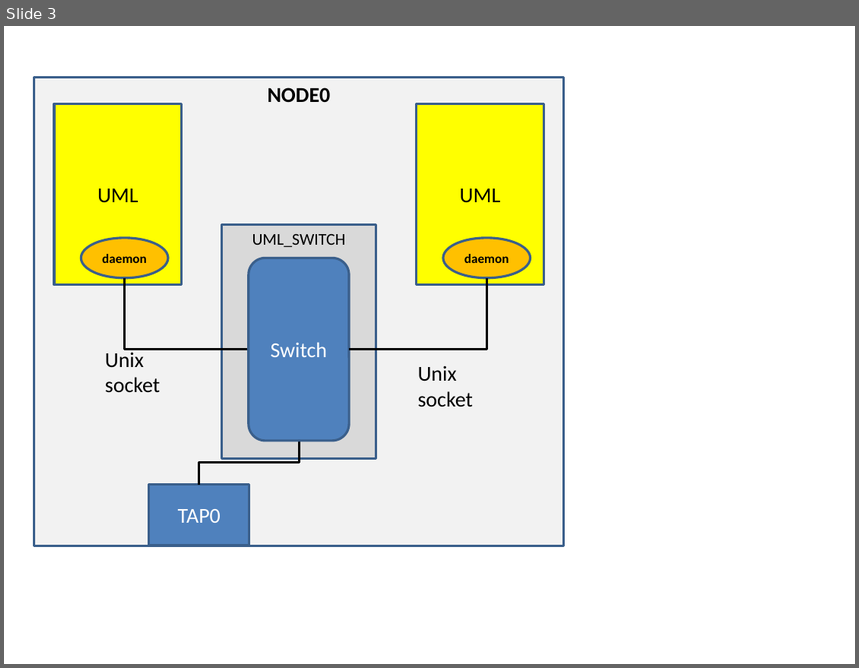
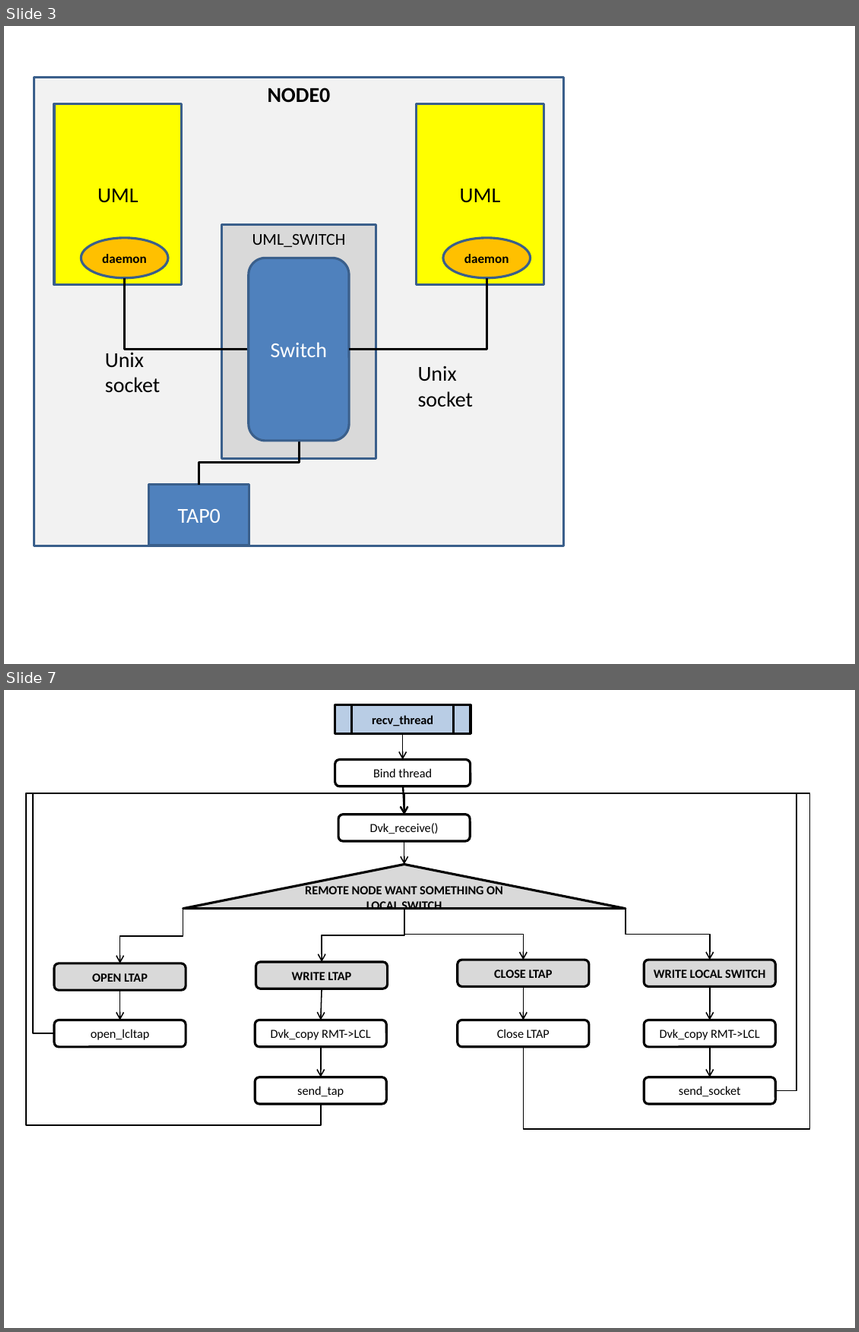
Before and after one commit to PabloPessolani/PID5162, a slide deck: doc/dvs_uml_switch/dvs_uml_switch.pptx. Shown one above the other, each under a label of ours: slide 3 before the commit, slides 3 and 7 after it; the slides between them are not shown. The pictures are 859x668 and 859x1332 pixels, drawn with LibreOffice and Linux fonts; fonts in the diff are those of the drawing. Boxes give left, top, right and bottom in pixels: in the first picture for what was removed or moved away, otherwise in the second. Text is boxed around its words. In the diff, an @@ line names an element or a change of style, - is before the commit and + after.

Commit message:
dvs_uml_switch documentacion 31-10-20

```diff
--- a/doc/dvs_uml_switch/dvs_uml_switch.pptx
+++ b/doc/dvs_uml_switch/dvs_uml_switch.pptx
@@ slide 7 added at (4, 690, 855, 1328), background #FFFFFF @@
@@ flow chart predefined process added at (335, 705, 471, 734), fill #B9CDE5, outline #000000 2 pt, 10.5 pt, text #000000, bold @@
+recv_thread
@@ arrow added from (403, 733) to (403, 760), #000000 1 pt @@
@@ rounded rectangle added at (335, 760, 471, 787), fill #FFFFFF, outline #000000 2 pt, 10.5 pt, text #000000 @@
+Bind thread
@@ elbow arrow added from (321, 1104) to (404, 815), #000000 1 pt @@
@@ elbow arrow added from (54, 1034) to (404, 815), #000000 1 pt @@
@@ arrow added from (403, 787) to (404, 815), #000000 1 pt @@
@@ arrow added from (403, 785) to (404, 815), #000000 1 pt @@
@@ elbow arrow added from (523, 1046) to (404, 815), #000000 1 pt @@
@@ elbow arrow added from (776, 1091) to (404, 815), #000000 1 pt @@
@@ rounded rectangle added at (338, 815, 471, 840), fill #FFFFFF, outline #000000 2 pt, 10.5 pt, text #000000 @@
+Dvk_receive()
@@ arrow added from (404, 841) to (404, 865), #000000 1 pt @@
@@ triangle added at (183, 865, 626, 909), fill #D9D9D9, outline #000000 2 pt, 10.5 pt, text #000000, bold @@
+REMOTE NODE WANT SOMETHING ON LOCAL SWITCH
@@ elbow arrow added from (183, 909) to (120, 964), #000000 1 pt @@
@@ elbow arrow added from (404, 909) to (322, 962), #000000 1 pt @@
@@ elbow arrow added from (404, 909) to (523, 960), #000000 1 pt @@
@@ elbow arrow added from (626, 909) to (709, 960), #000000 1 pt @@
@@ rounded rectangle added at (256, 962, 388, 989), fill #D9D9D9, outline #000000 2 pt, 10.5 pt, text #000000, bold @@
+WRITE LTAP
@@ rounded rectangle added at (458, 960, 590, 986), fill #D9D9D9, outline #000000 2 pt, 10.5 pt, text #000000, bold @@
+CLOSE LTAP
@@ rounded rectangle added at (644, 960, 776, 986), fill #D9D9D9, outline #000000 2 pt, 10.5 pt, text #000000, bold @@
+WRITE LOCAL SWITCH
@@ rounded rectangle added at (54, 964, 186, 989), fill #D9D9D9, outline #000000 2 pt, 10.5 pt, text #000000, bold @@
+OPEN LTAP
@@ arrow added from (120, 990) to (120, 1021), #000000 1 pt @@
@@ arrow added from (322, 989) to (321, 1021), #000000 1 pt @@
@@ arrow added from (523, 987) to (523, 1021), #000000 1 pt @@
@@ arrow added from (709, 987) to (709, 1021), #000000 1 pt @@
@@ rounded rectangle added at (54, 1021, 186, 1046), fill #FFFFFF, outline #000000 2 pt, 10.5 pt, text #000000 @@
+open_lcltap
@@ rounded rectangle added at (255, 1021, 387, 1046), fill #FFFFFF, outline #000000 2 pt, 10.5 pt, text #000000 @@
+Dvk_copy RMT->LCL
@@ rounded rectangle added at (458, 1021, 590, 1046), fill #FFFFFF, outline #000000 2 pt, 10.5 pt, text #000000 @@
+Close LTAP
@@ rounded rectangle added at (644, 1021, 776, 1046), fill #FFFFFF, outline #000000 2 pt, 10.5 pt, text #000000 @@
+Dvk_copy RMT->LCL
@@ arrow added from (321, 1046) to (321, 1078), #000000 1 pt @@
@@ arrow added from (709, 1047) to (709, 1078), #000000 1 pt @@
@@ rounded rectangle added at (255, 1078, 387, 1103), fill #FFFFFF, outline #000000 2 pt, 10.5 pt, text #000000 @@
+send_tap
@@ rounded rectangle added at (644, 1078, 776, 1103), fill #FFFFFF, outline #000000 2 pt, 10.5 pt, text #000000 @@
+send_socket
```
Also in this commit, not shown: 3 other slides added, 8 other files.
